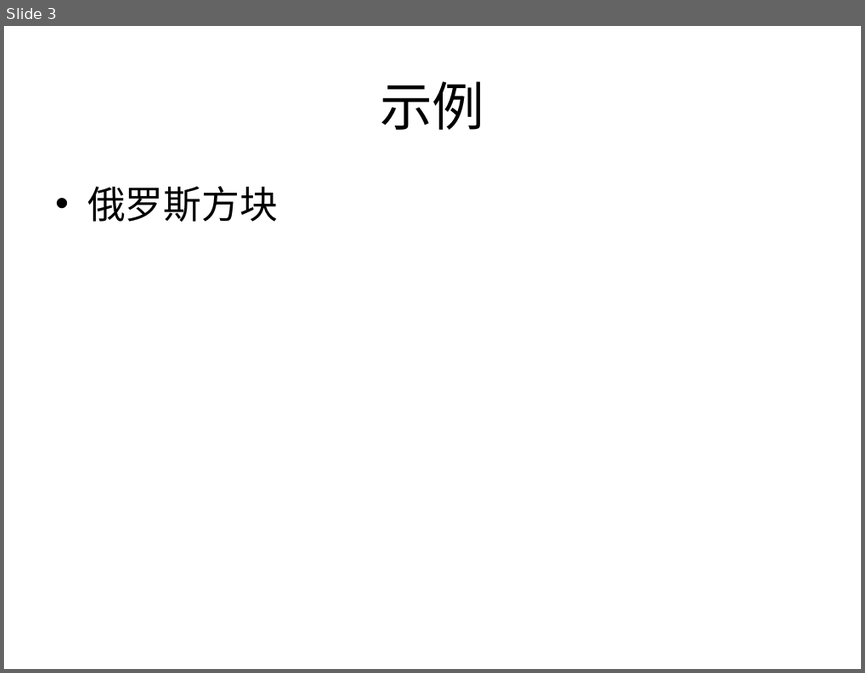
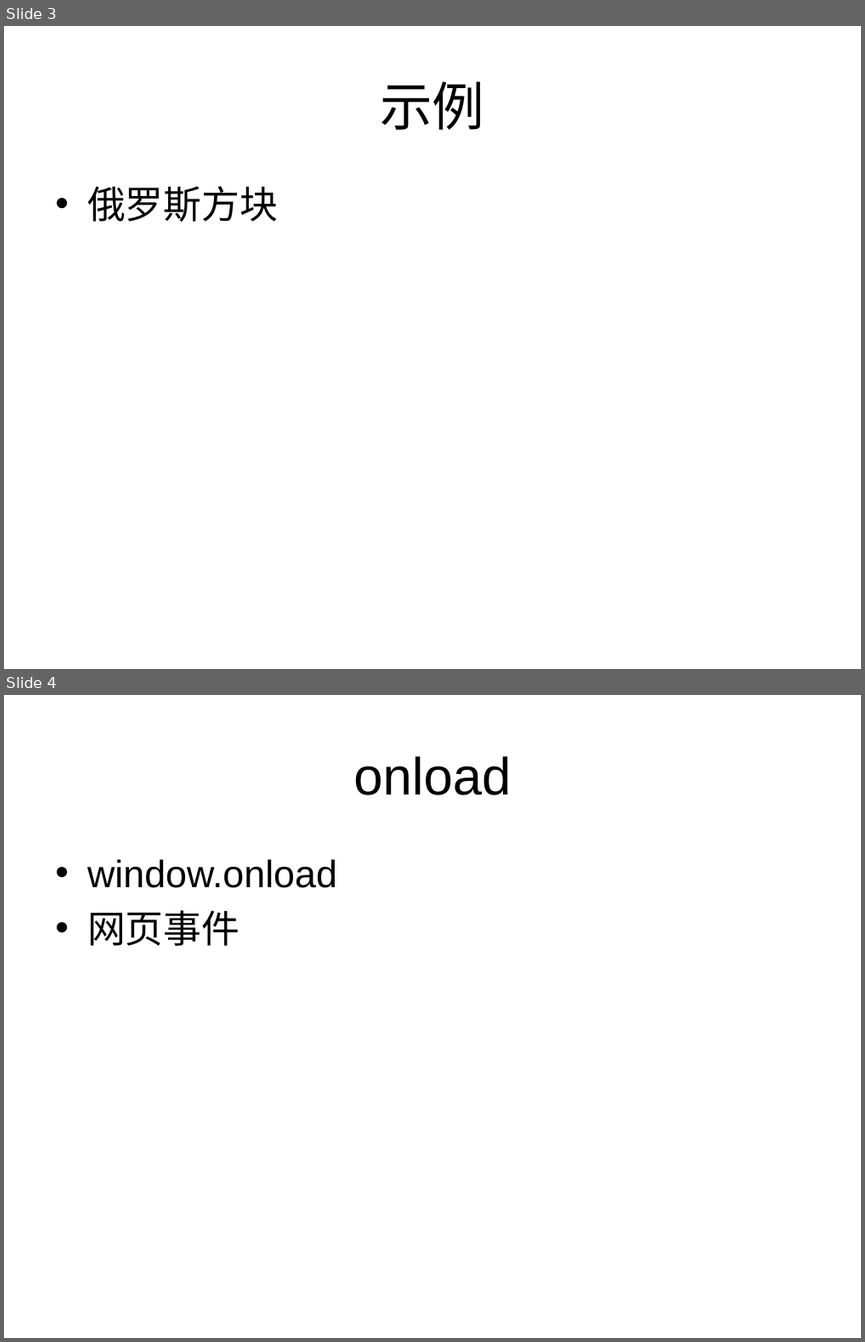
Before and after one commit to cd-vr1class/homework, a slide deck: ppt/7-28面向对象.ppt. Shown one above the other, each under a label of ours: slide 3 before the commit, slides 3 and 4 after it. The pictures are 865x673 and 865x1342 pixels, drawn with LibreOffice and Linux fonts; fonts in the diff are those of the drawing. Boxes give left, top, right and bottom in pixels: in the first picture for what was removed or moved away, otherwise in the second. Text is boxed around its words. In the diff, an @@ line names an element or a change of style, - is before the commit and + after.

```diff
--- a/ppt/7-28面向对象.ppt
+++ b/ppt/7-28面向对象.ppt
@@ slide 4 added at <box>4,695,861,1338</box>, background #FFFFFF @@
@@ title added at <box>353,756,511,795</box>, 44 pt, text #000000 @@
+onload
@@ text added at <box>87,859,337,946</box>, 32 pt, text #000000 @@
+• window.onload
+• 网页事件
```
Also in this commit, not shown: 4 other files.
